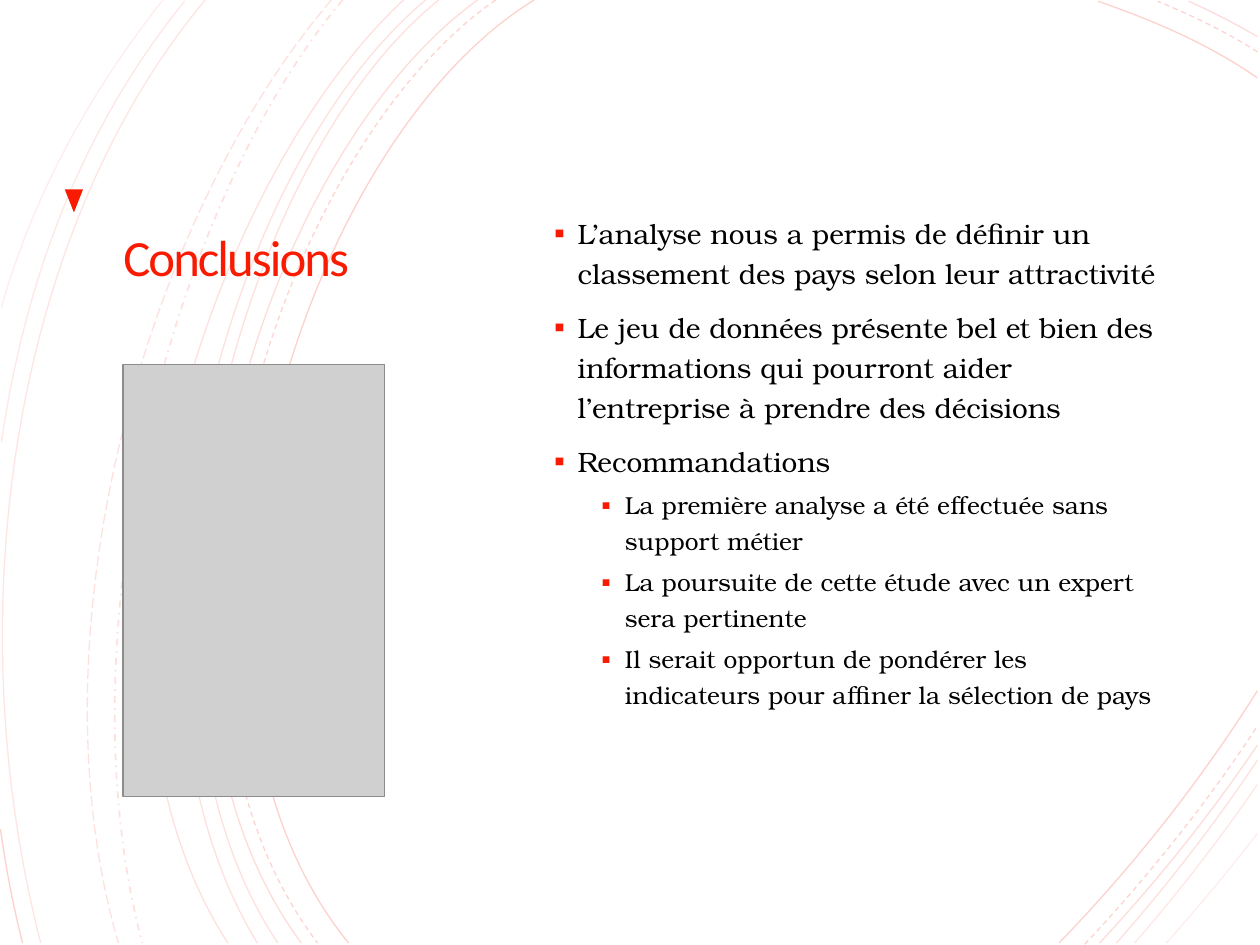
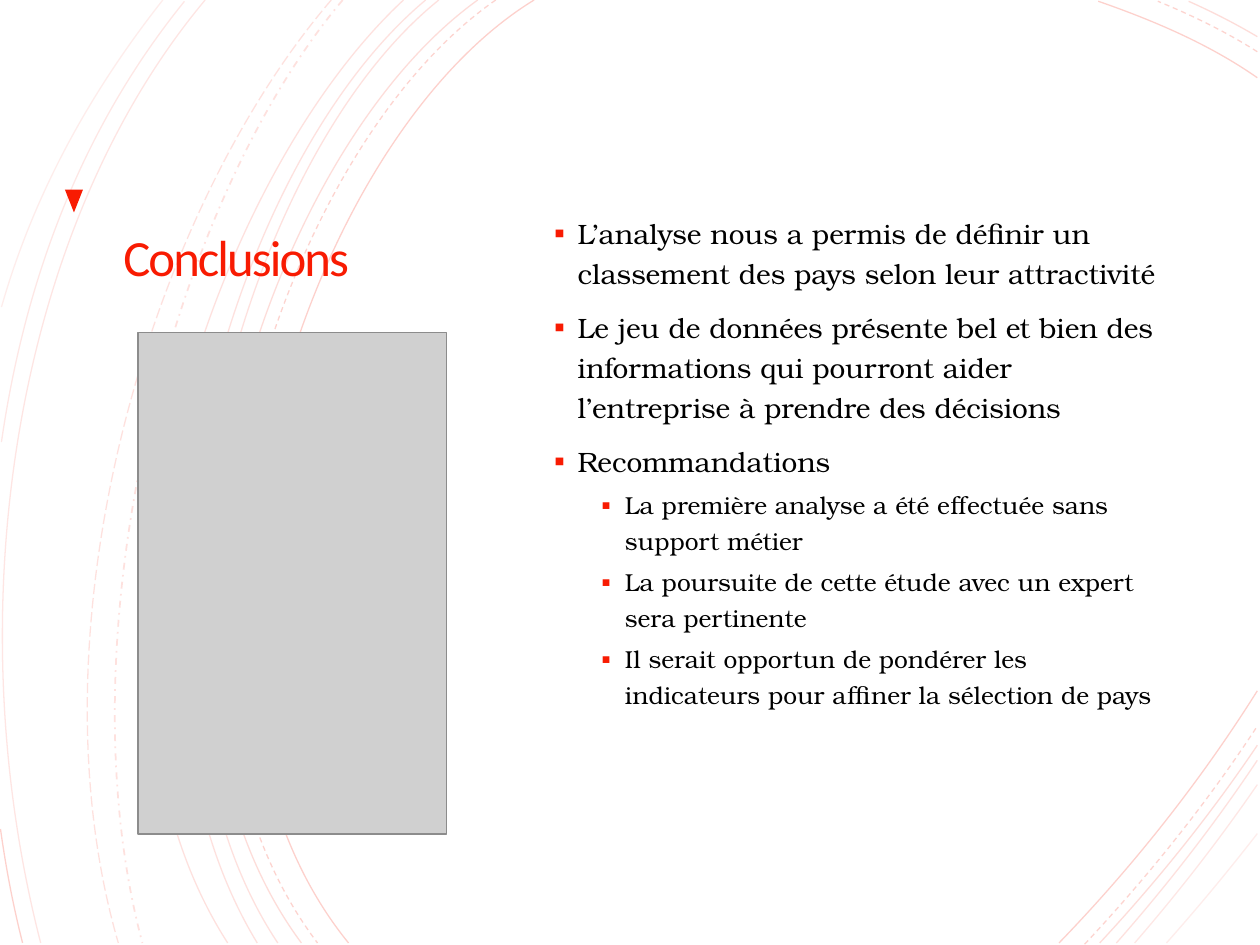
Before and after one commit to lalende/OpenClassRooms-Certification-Data-Scientist, a slide deck: slide 18 of Projet 2 - Analysez des données de systèmes éducatifs/Projet 2.pptx. Drawn at 1260x945 pixels with LibreOffice and Linux fonts; fonts in the diff are those of the drawing; grey boxes stand for pictures. Boxes give left, top, right and bottom in pixels: in the first picture for what was removed or moved away, otherwise in the second. Text is boxed around its words. In the diff, an @@ line names an element or a change of style, - is before the commit and + after.

```diff
--- a/Projet 2 - Analysez des données de systèmes éducatifs/Projet 2.pptx
+++ b/Projet 2 - Analysez des données de systèmes éducatifs/Projet 2.pptx
@@ outline #000000 0.75 pt to #000000 0.74 pt in 5 elements at (x1=105, y1=0, x2=639, y2=944), (x1=63, y1=0, x2=563, y2=944), (x1=63, y1=0, x2=512, y2=944), (x1=48, y1=0, x2=494, y2=944), (x1=0, y1=0, x2=464, y2=944) @@
@@ freeform shape at (x1=0, y1=0, x2=368, y2=944): outline #000000 0.75 pt dashed to #000000 0.74 pt dashed @@
@@ outline #F81B02 0.75 pt to #F81B02 0.74 pt in 7 elements at (x1=135, y1=0, x2=534, y2=942), (x1=103, y1=0, x2=478, y2=942), (x1=103, y1=0, x2=438, y2=942), (x1=92, y1=0, x2=426, y2=942), (x1=50, y1=0, x2=404, y2=942), (x1=0, y1=0, x2=205, y2=942), (x1=1, y1=1, x2=184, y2=442) @@
@@ freeform shape at (x1=8, y1=0, x2=383, y2=944): outline #000000 1 pt dashed to #000000 0.99 pt dashed @@
@@ freeform shape at (x1=26, y1=0, x2=330, y2=942): outline #F81B02 0.75 pt dashed to #F81B02 0.74 pt dashed @@
@@ freeform shape at (x1=62, y1=0, x2=343, y2=942): outline #F81B02 1 pt dashed to #F81B02 0.99 pt dashed @@
@@ freeform shape at (x1=79, y1=0, x2=587, y2=944): outline #000000 0.75 pt dashed to #000000 0.74 pt dashed @@
@@ freeform shape at (x1=116, y1=0, x2=496, y2=942): outline #F81B02 0.75 pt dashed to #F81B02 0.74 pt dashed @@
@@ picture resized from (x1=123, y1=364, x2=384, y2=796) to (x1=139, y1=333, x2=447, y2=834) @@
```
Also in this commit, not shown: 17 other slides changed, 1 other file.
